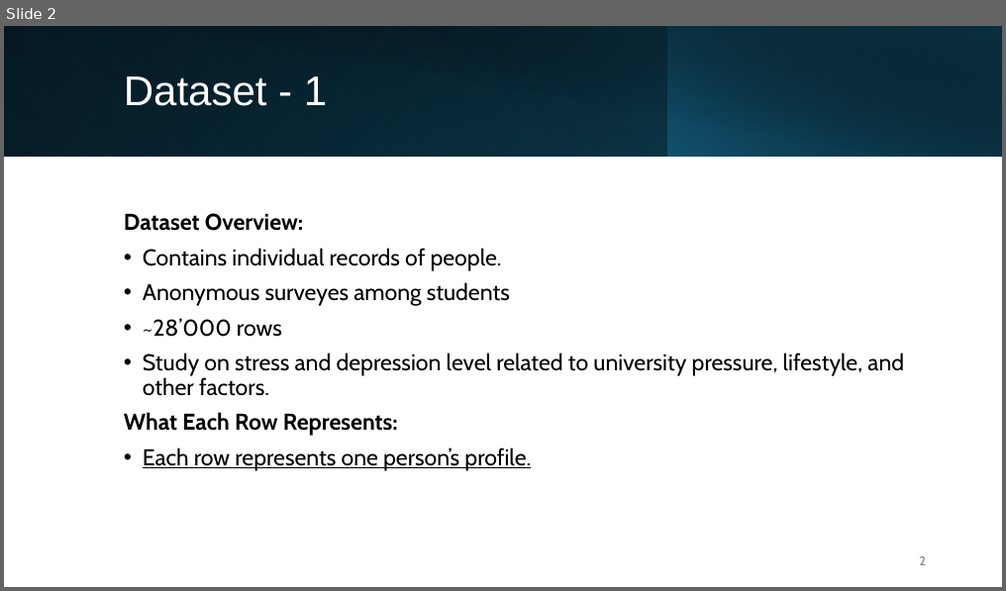
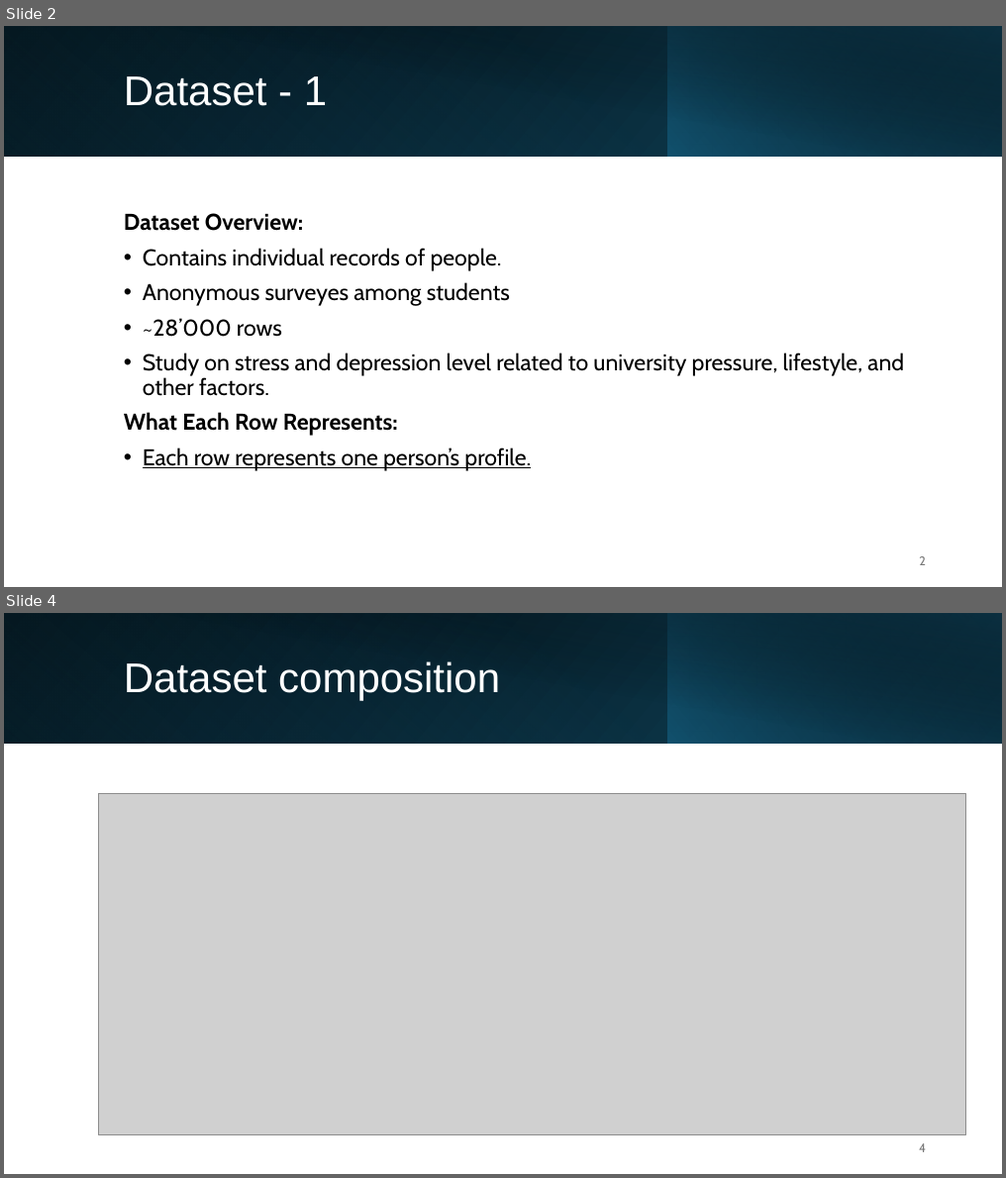
Before and after one commit to MicheaColautti/DataScience-Prog1, a slide deck: Doc/Project 1 - Final presentation.pptx. Shown one above the other, each under a label of ours: slide 2 before the commit, slides 2 and 4 after it; the slides between them are not shown. The pictures are 1006x591 and 1006x1178 pixels, drawn with LibreOffice and Linux fonts; fonts in the diff are those of the drawing; grey boxes stand for pictures. Boxes give left, top, right and bottom in pixels: in the first picture for what was removed or moved away, otherwise in the second. Text is boxed around its words. In the diff, an @@ line names an element or a change of style, - is before the commit and + after.

```diff
--- a/Doc/Project 1 - Final presentation.pptx
+++ b/Doc/Project 1 - Final presentation.pptx
@@ slide 4 added at box(4, 613, 1002, 1174), background #FFFFFF @@
@@ rectangle added at box(4, 613, 1002, 744), fill gradient #000000 to #104862 @@
@@ rectangle added at box(4, 613, 668, 744), fill gradient #156082 to #0B3041 @@
@@ rectangle added at box(42, 613, 1002, 744), fill gradient #000000 to #0B3041 @@
@@ rectangle added at box(668, 613, 1002, 744), fill gradient #156082 to #000000 @@
@@ title added at box(124, 662, 500, 701), 40 pt, text #FFFFFF @@
+Dataset composition
@@ picture added at box(98, 794, 965, 1136) @@
@@ page number added at box(919, 1144, 926, 1153), 12 pt, text #797979 @@
+4
```
Also in this commit, not shown: 2 slides changed, 1 other slide added, 1 other file.
